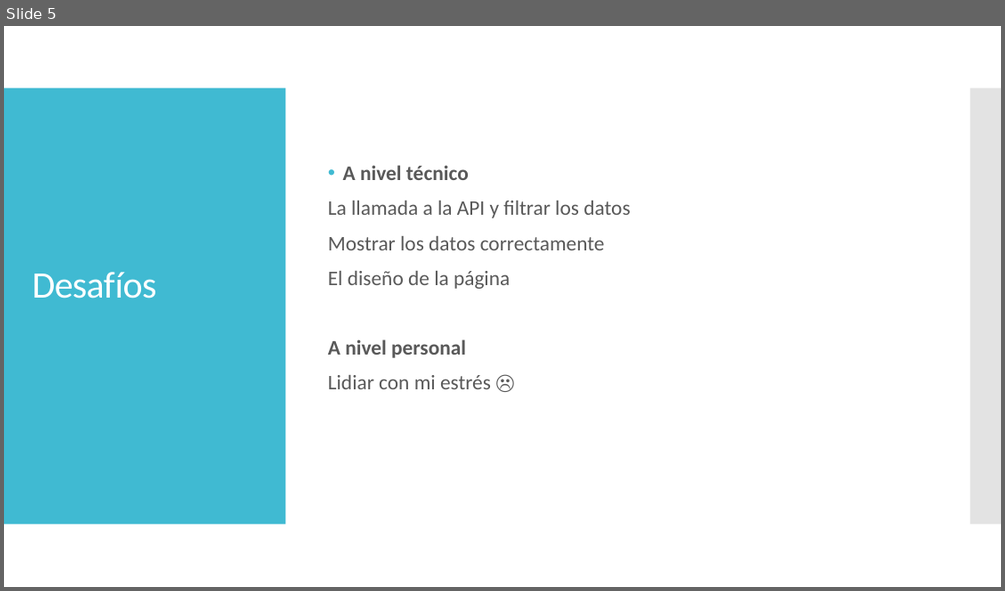
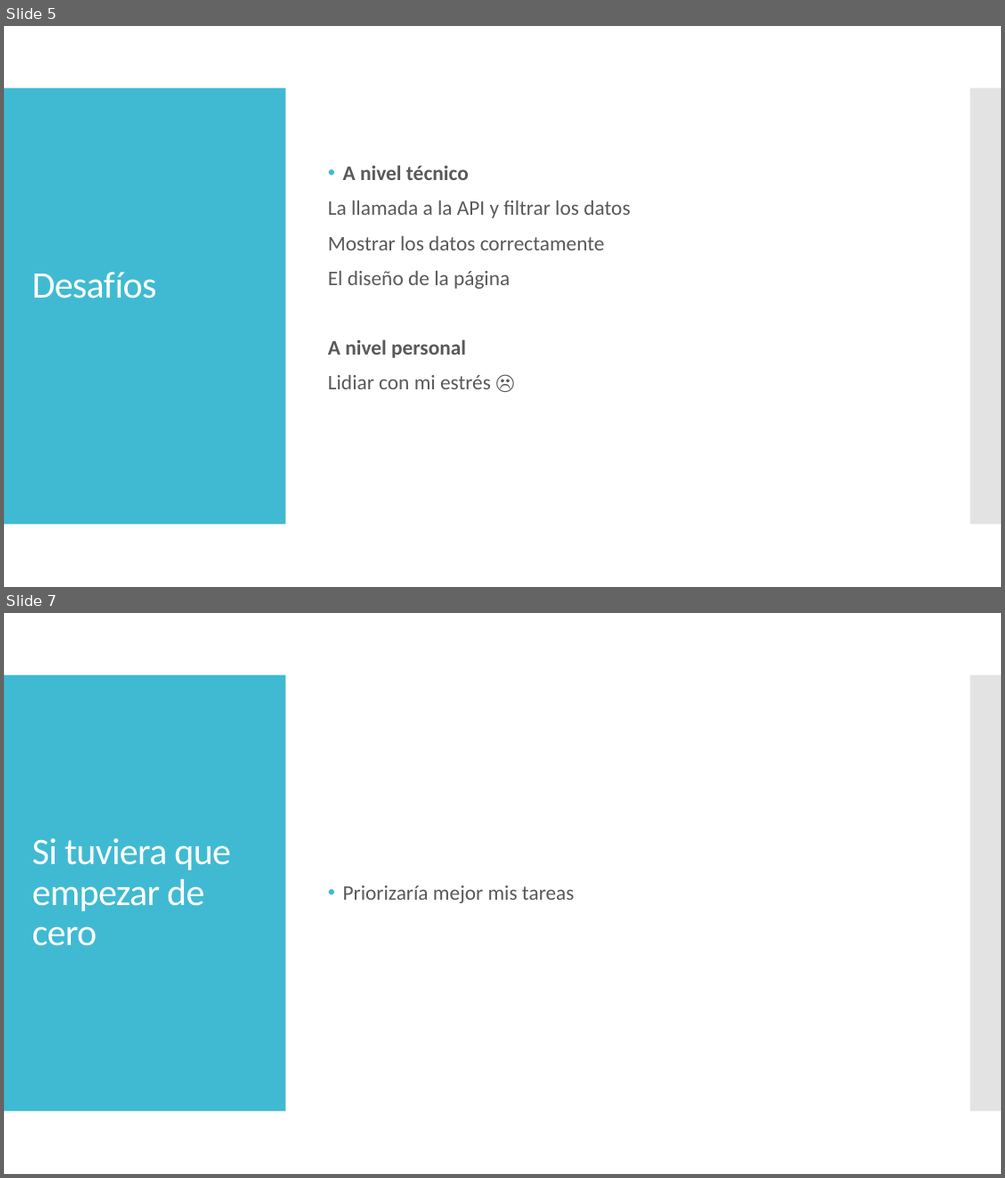
Before and after one commit to erifylo/travelData, a slide deck: travelData - Παρουσίαση1.pptx. Shown one above the other, each under a label of ours: slide 5 before the commit, slides 5 and 7 after it; the slides between them are not shown. The pictures are 1005x591 and 1005x1178 pixels, drawn with LibreOffice and Linux fonts; fonts in the diff are those of the drawing. Boxes give left, top, right and bottom in pixels: in the first picture for what was removed or moved away, otherwise in the second. Text is boxed around its words. In the diff, an @@ line names an element or a change of style, - is before the commit and + after.

```diff
--- a/travelData - Παρουσίαση1.pptx
+++ b/travelData - Παρουσίαση1.pptx
@@ slide 7 added at [4, 613, 1001, 1174], background #FFFFFF; not listed: 2 template elements that a slide beside it also shows @@
@@ title added at [32, 838, 231, 946], 36 pt, text #FFFFFF @@
+Si tuviera que empezar de cero
@@ text added at [343, 885, 574, 903], 20 pt, text #595959 @@
+• Priorizaría mejor mis tareas
```
Also in this commit, not shown: 1 slide changed, 3 other files.
